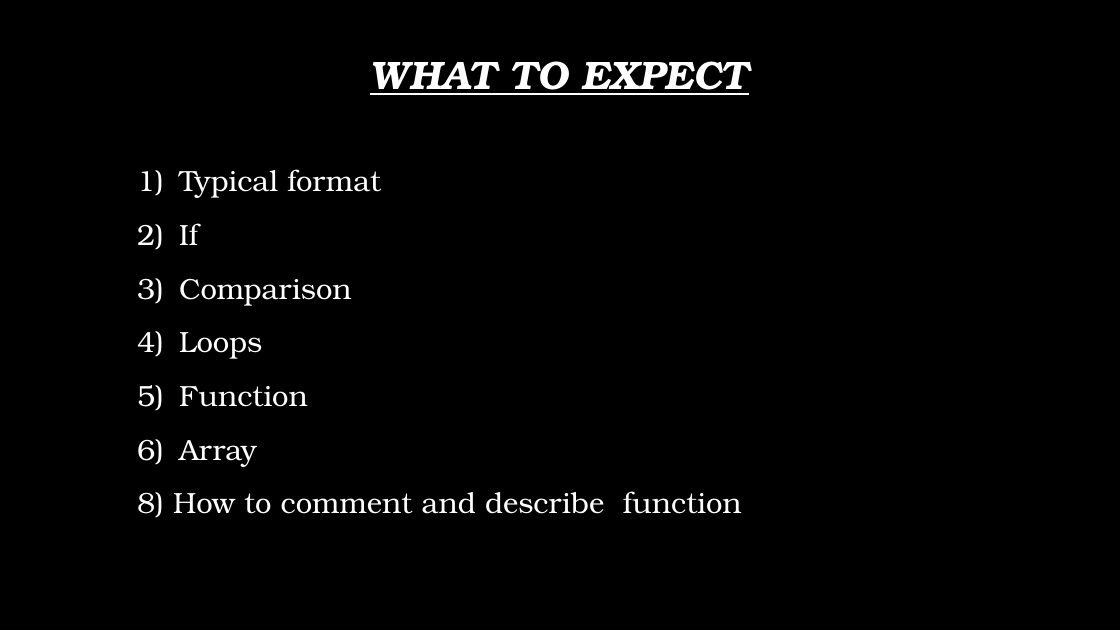
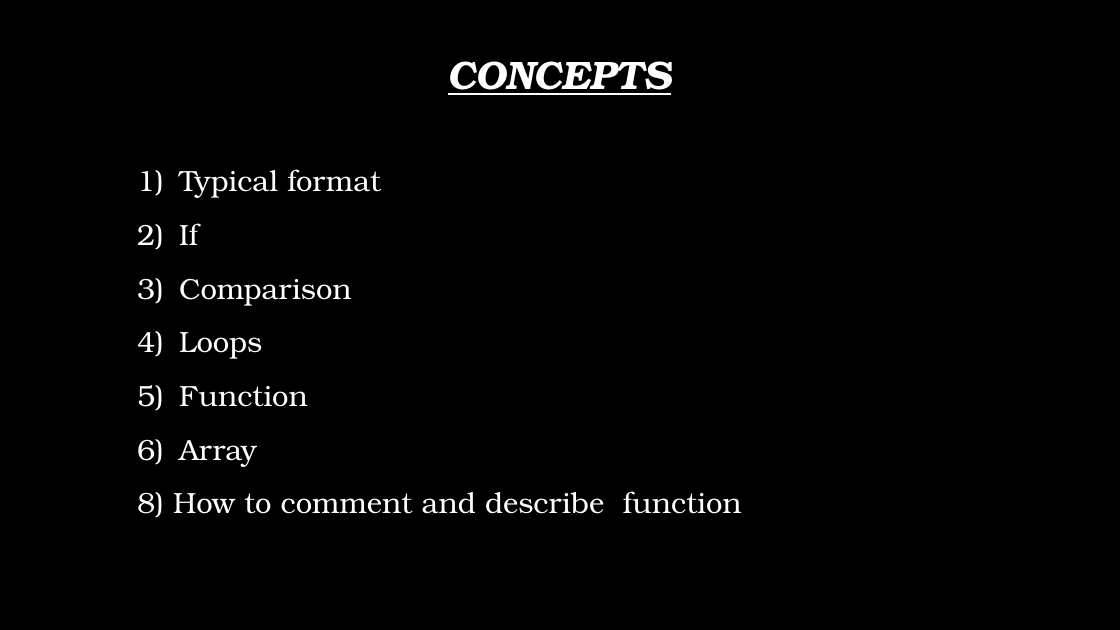
Before and after one commit to pmer/Simple-Game-Leading-Material, a slide deck: slide 3 of 1st workshop_22A REVIEW.pptx. Drawn at 1120x630 pixels with LibreOffice and Linux fonts; fonts in the diff are those of the drawing; background and template pictures are left out. Boxes give left, top, right and bottom in pixels: in the first picture for what was removed or moved away, otherwise in the second. Text is boxed around its words. In the diff, an @@ line names an element or a change of style, - is before the commit and + after.

```diff
--- a/1st workshop_22A REVIEW.pptx
+++ b/1st workshop_22A REVIEW.pptx
@@ title at [448,61,671,95]: text changed @@
-WHAT TO EXPECT
+CONCEPTS
```
Also in this commit, not shown: 4 other slides changed.
